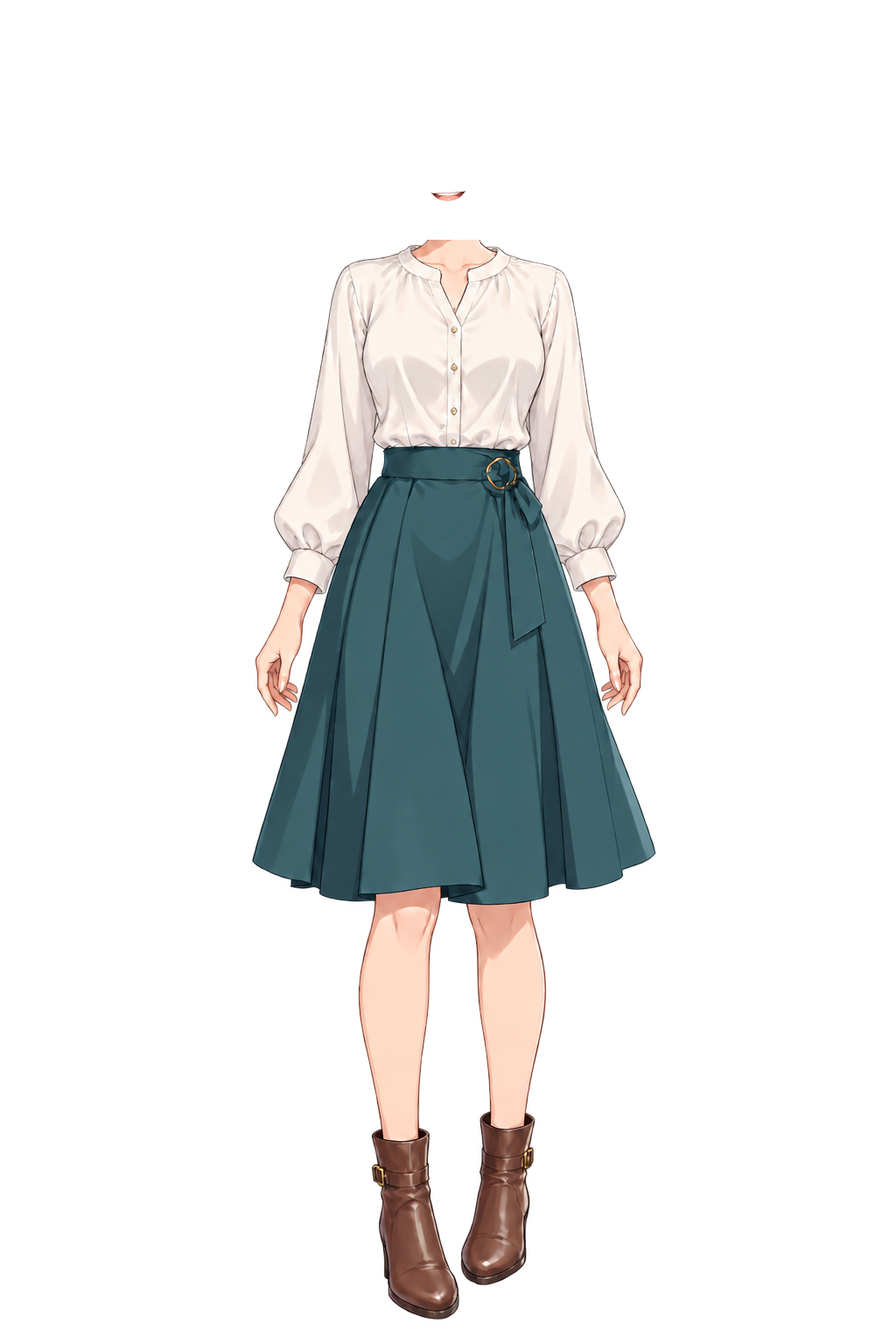
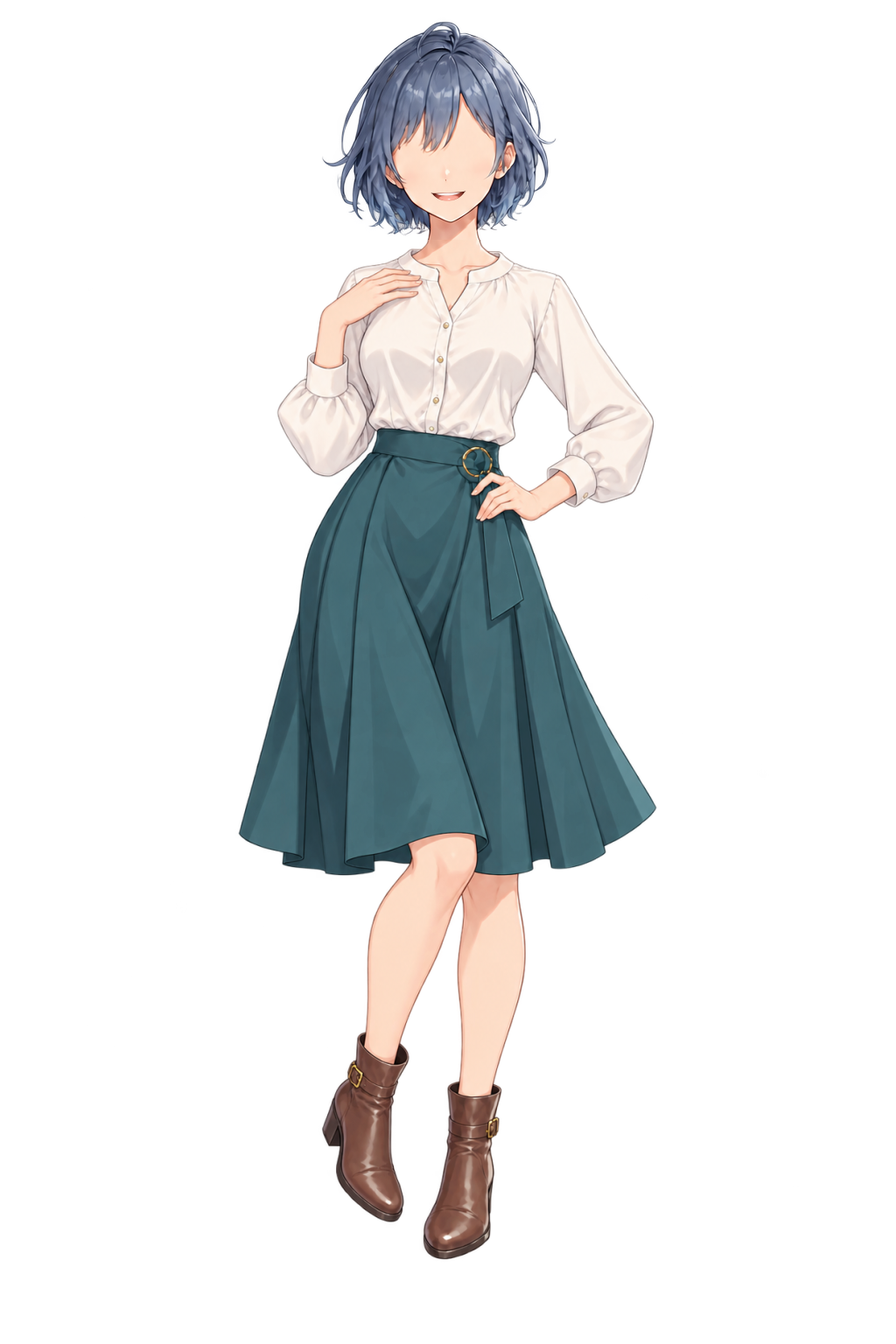
Layers edited between the first and the second 896x1344 image:
showed "頭部ベース（髪・顔・首上部）" over [321, 20, 557, 240]
added layer "体差分02（全身連動・首位置合わせ・確認用）" in group "頭部・体分離（原寸・確認用）" over [236, 239, 658, 1263]
hid group "案2 素体＋手足（確認用）" (8 layers) over [236, 239, 658, 1320]
hid "01 下ろす（元画素）" over [254, 262, 384, 725]
hid "左腕（画面右・元画素）" over [523, 264, 655, 735]
